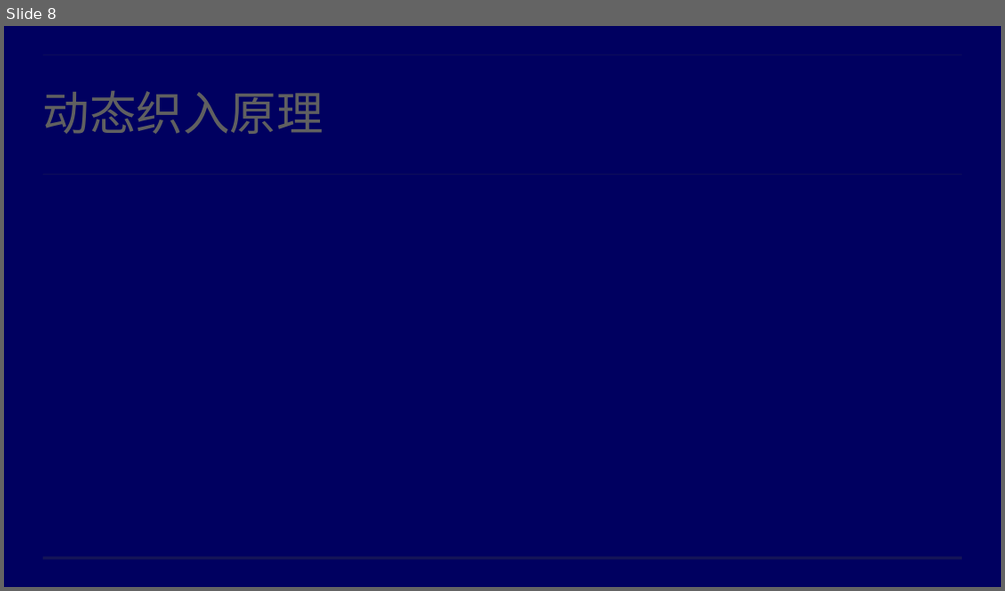
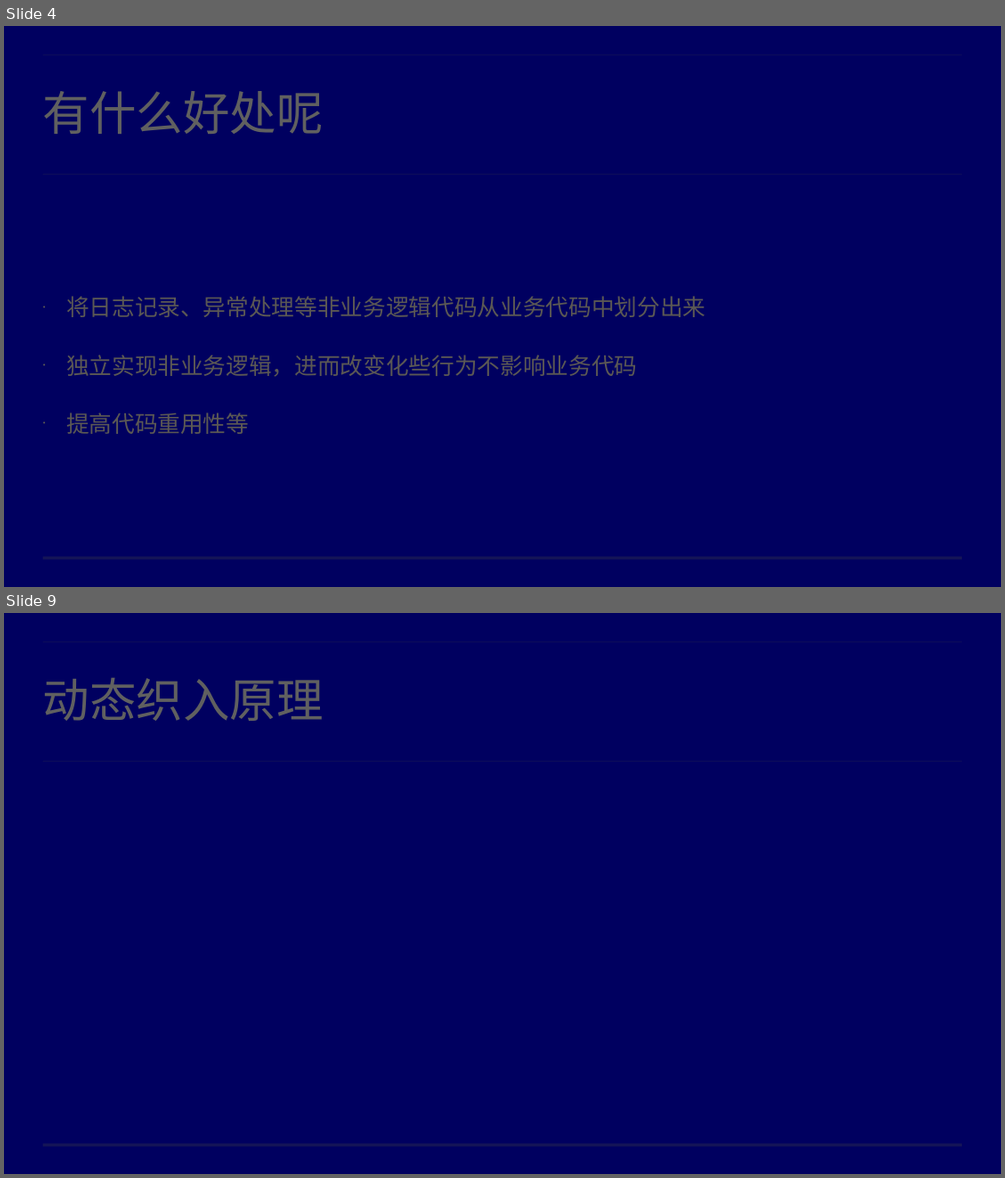
Before and after one commit to dpflower/dptools, a slide deck: aop.pptx. Shown one above the other, each under a label of ours: slide 8 before the commit, slides 4 and 9 after it; the slides between them are not shown. The pictures are 1005x591 and 1005x1178 pixels, drawn with LibreOffice and Linux fonts; fonts in the diff are those of the drawing; background and template pictures are left out. Boxes give left, top, right and bottom in pixels: in the first picture for what was removed or moved away, otherwise in the second. Text is boxed around its words. In the diff, an @@ line names an element or a change of style, - is before the commit and + after.

```diff
--- a/aop.pptx
+++ b/aop.pptx
@@ slide 4 added at bbox=[4, 26, 1001, 587], background picture (left out); not listed: 3 template elements that a slide beside it also shows @@
@@ title added at bbox=[43, 91, 324, 134], 90 pt, text #606060 @@
+有什么好处呢
@@ text added at bbox=[66, 296, 706, 434], 44 pt, text #5B5854 @@
+• 将日志记录、异常处理等非业务逻辑代码从业务代码中划分出来
+• 独立实现非业务逻辑，进而改变化些行为不影响业务代码
+• 提高代码重用性等
@@ what was slide 8 is now slide 9 @@
```
Also in this commit, not shown: 6 slides changed, 5 other slides added, 3 slides removed.
